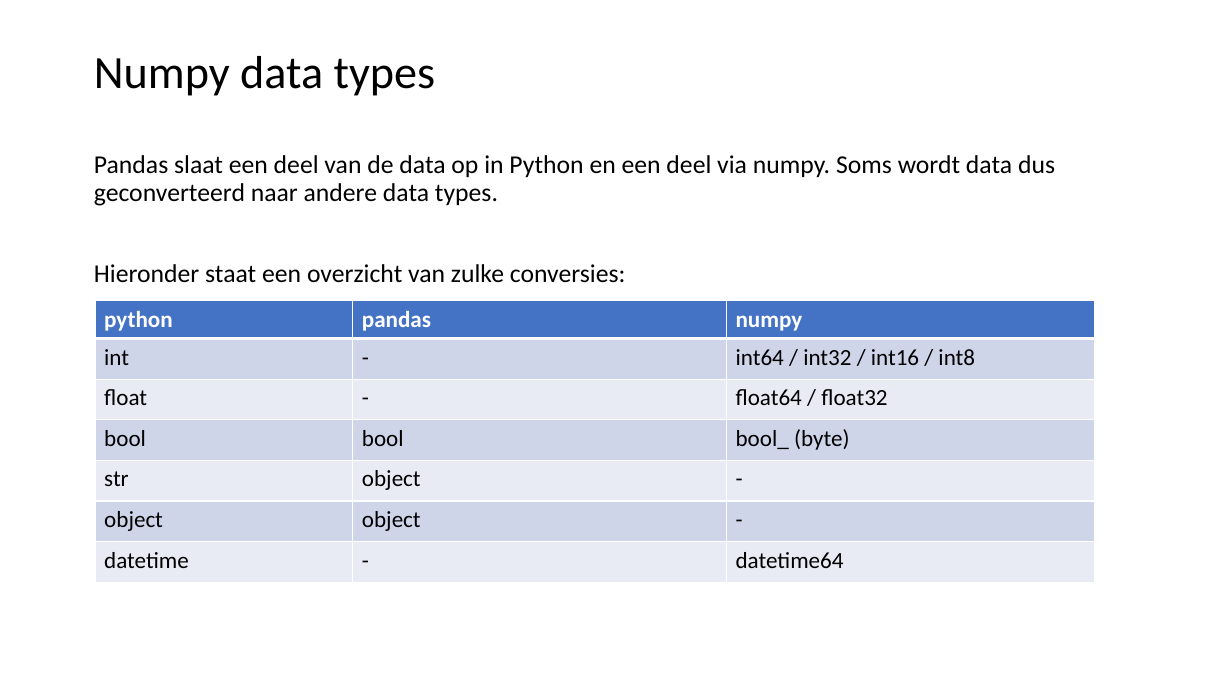
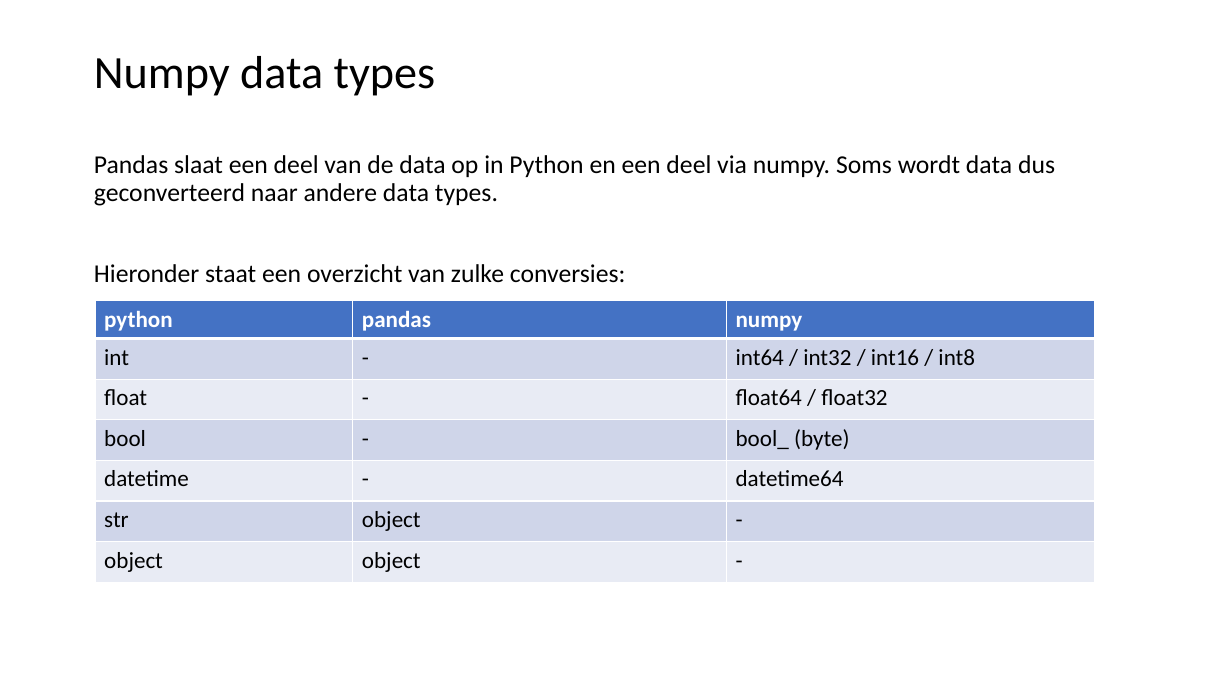
Before and after one commit to LFKoning/knowledge-sharing, a slide deck: slide 5 of python_trainees/3_pandas_plotting/python_traineeship_3.pptx. Drawn at 1232x693 pixels with LibreOffice and Linux fonts; fonts in the diff are those of the drawing. Boxes give left, top, right and bottom in pixels: in the first picture for what was removed or moved away, otherwise in the second. Text is boxed around its words. In the diff, an @@ line names an element or a change of style, - is before the commit and + after.

```diff
--- a/python_trainees/3_pandas_plotting/python_traineeship_3.pptx
+++ b/python_trainees/3_pandas_plotting/python_traineeship_3.pptx
@@ table at [95,301,1095,582] @@
-row 4: bool | bool | bool_ (byte)
+row 4: bool | - | bool_ (byte)
+row 5: datetime | - | datetime64
-row 7: datetime | - | datetime64
```
Also in this commit, not shown: 9 other slides changed, 2 other files.
